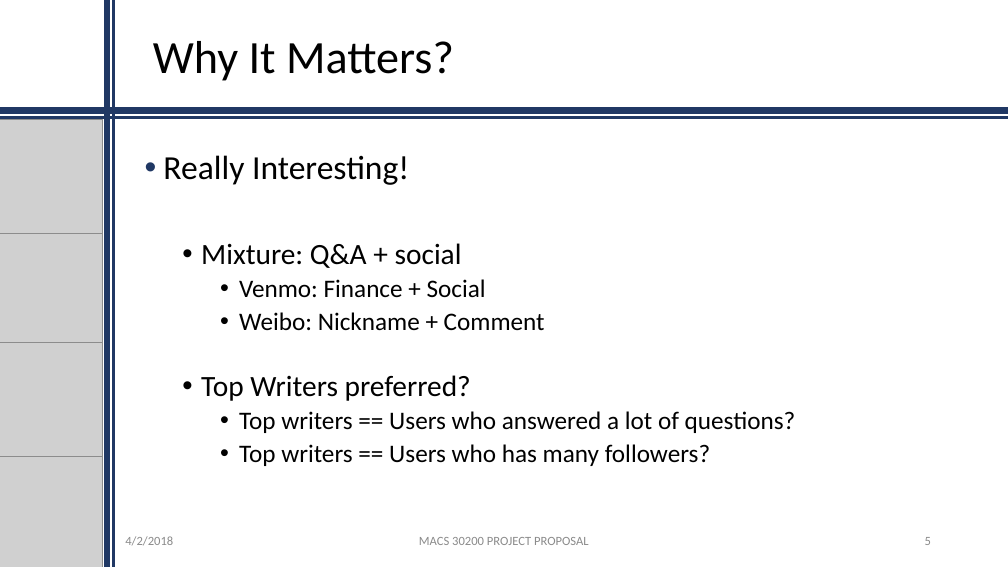
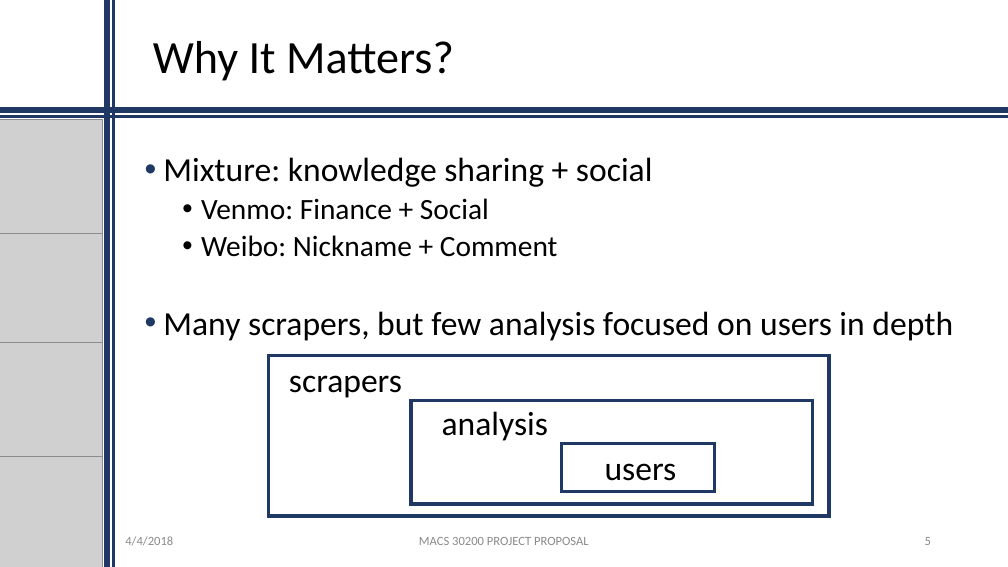
Before and after one commit to ShuyanHuang/MACS30200proj, a slide deck: slide 5 of proposal/MACS30200proj_proposal.pptx. Drawn at 1008x567 pixels with LibreOffice and Linux fonts; fonts in the diff are those of the drawing; grey boxes stand for pictures; background and template pictures are left out. Boxes give left, top, right and bottom in pixels: in the first picture for what was removed or moved away, otherwise in the second. Text is boxed around its words. In the diff, an @@ line names an element or a change of style, - is before the commit and + after.

```diff
--- a/proposal/MACS30200proj_proposal.pptx
+++ b/proposal/MACS30200proj_proposal.pptx
@@ text at (163,157,653,187): text changed @@
-• Really Interesting!
-  • Mixture: Q&A + social
+• Mixture: knowledge sharing + social
@@ text at (201,198,558,257): size 24 to 28 pt in "Venmo: Finance + Social", "Weibo: Nickname + Comment"; list level 3 to 2 in "Venmo: Finance + Social"; list level 3 to 2 in "Weibo: Nickname + Comment" @@
@@ text at (163,311,953,341): text changed; size 24 to 32 pt @@
-  • Top Writers preferred?
-    • Top writers == Users who answered a lot of questions?
-    • Top writers == Users who has many followers?
+• Many scrapers, but few analysis focused on users in depth
@@ group added at (268,355,830,516): 3 rectangles, 3 texts @@
+scrapers
+analysis
+users
@@ text at (125,536,173,545): text changed @@
-4/2/2018
+4/4/2018
```
Also in this commit, not shown: 7 other slides changed, 1 other file.
